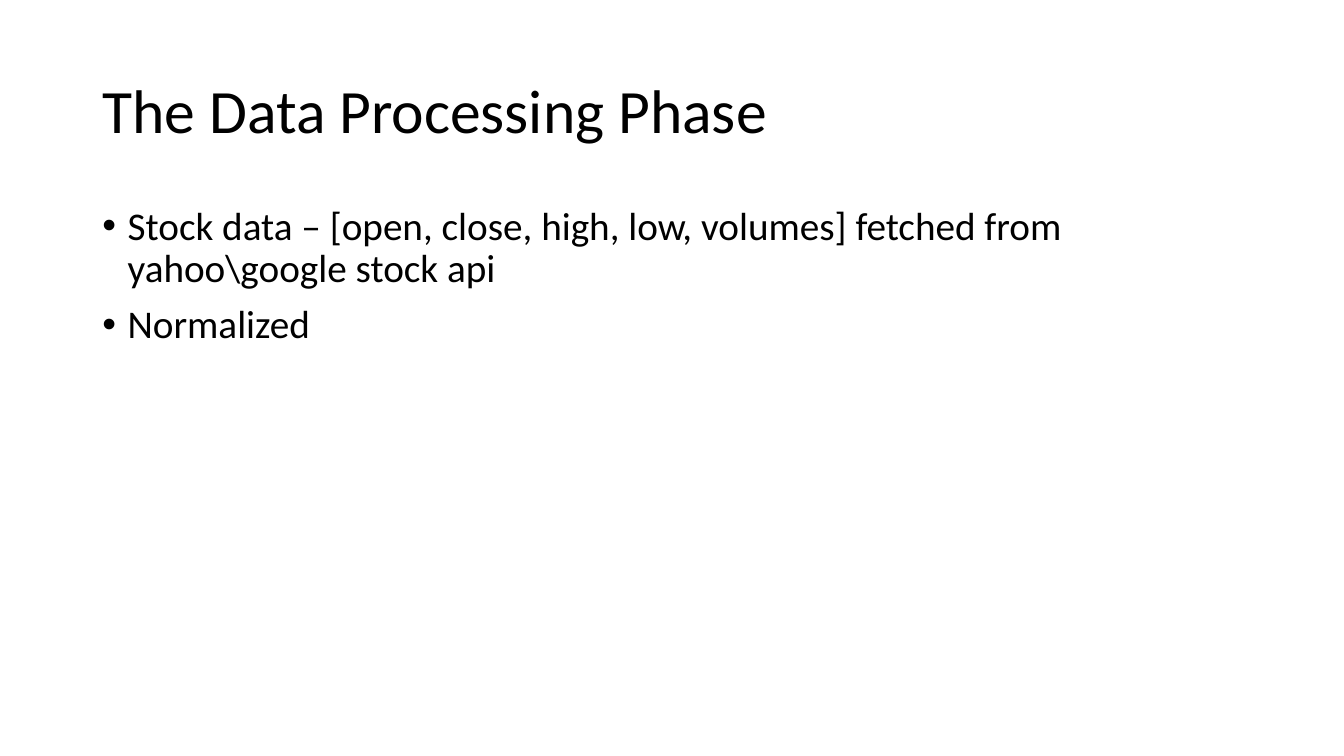
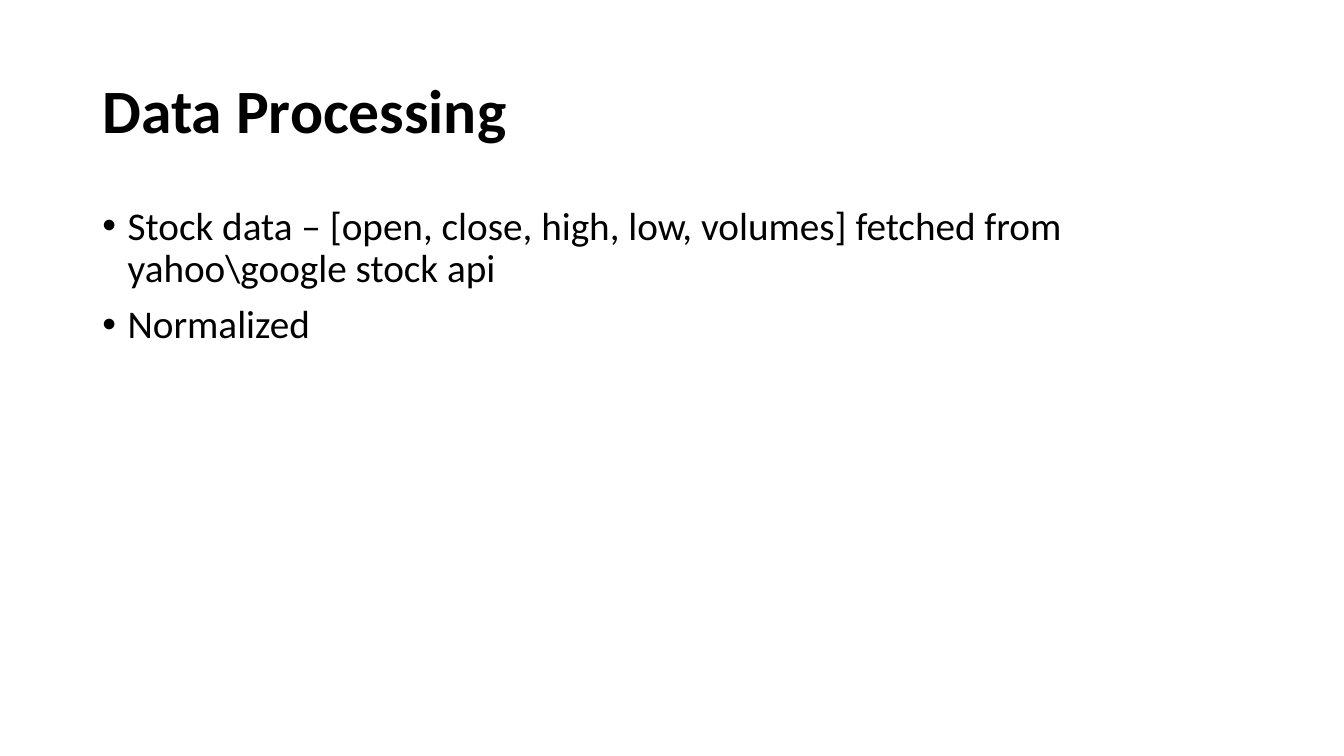
Before and after one commit to siddharthsingh89/iith-smai-project, a slide deck: slide 5 of presentation/smai_presentation.pptx (slide 3 before the commit). Drawn at 1344x756 pixels with LibreOffice and Linux fonts; fonts in the diff are those of the drawing. Boxes give left, top, right and bottom in pixels: in the first picture for what was removed or moved away, otherwise in the second. Text is boxed around its words. In the diff, an @@ line names an element or a change of style, - is before the commit and + after.

```diff
--- a/presentation/smai_presentation.pptx
+++ b/presentation/smai_presentation.pptx
@@ title at bbox=[102, 89, 506, 144]: text changed; bold on @@
-The Data Processing Phase
+Data Processing
```
Also in this commit, not shown: 5 other slides changed, 4 slides added.
